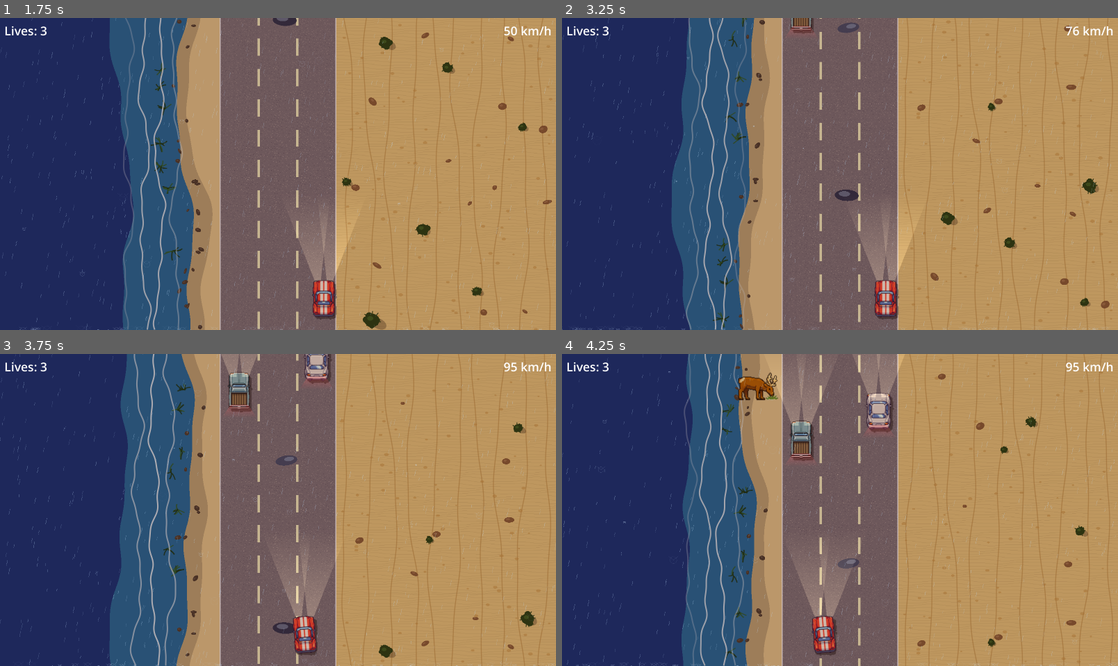
Above: before the commit, frames 1-4 (two rows, left to right).
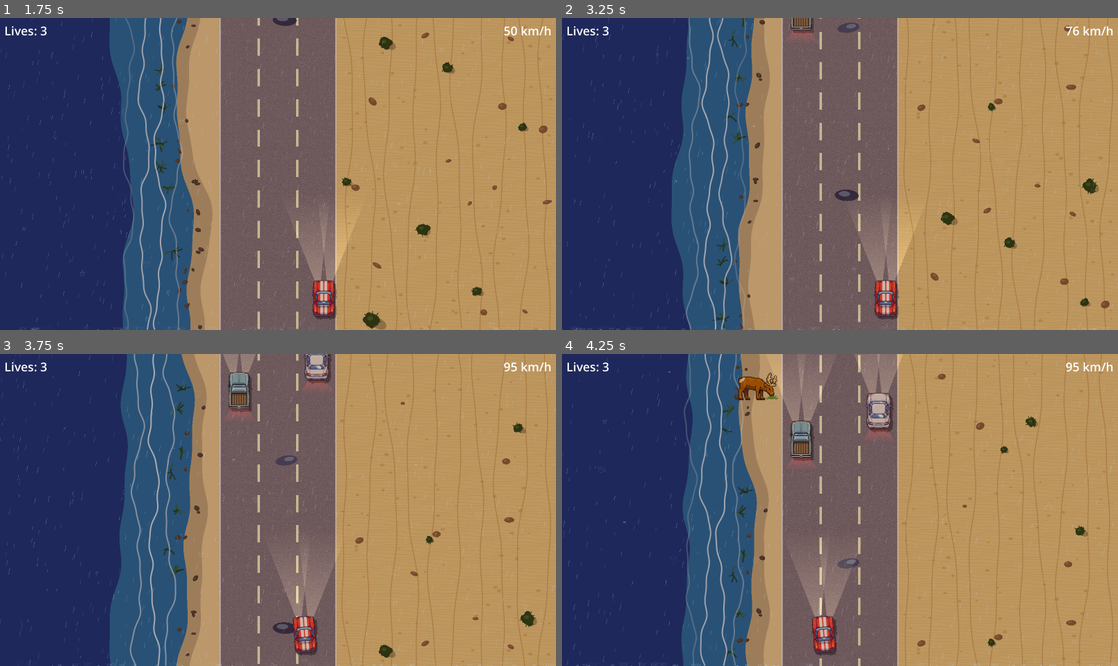
Above: after the commit, the same moments.

Repository: Antonio-Ingegnere/road-race
Game: Godot game, scene res://scenes/main.tscn
The game is run twice, just before and just after one commit, with the same random seed, the same clock (stepped at 60 frames per second) and the same inputs.
Inputs:
- Up to frame 1 (1.75 s): tap Enter at 0.5 s; hold Right (ui_right) 0.53-1.28 s; hold Down (ui_down) from 1.28 s (still down)
- Up to frame 2 (3.25 s): release Down (ui_down) at 2.03 s; hold Right (ui_right) 2.03-2.78 s; hold Up (ui_up) from 2.78 s (still down)
- Up to frame 3 (3.75 s): release Up (ui_up) at 3.53 s; hold Left (ui_left) from 3.53 s (still down)
- Up to frame 4 (4.25 s): keep holding Left (ui_left)

Frame 1 is identical in both runs. In frame 2, less than 0.1% of the frame differs, in the area x 40-46%, y 2-5%; in frame 3, 0.2%; in frame 4, 0.3%, in the area x 38-62%, y 1-35%.

Commit message:
Fix obstacle light positions after car scale increase
OBS_REAR_OFFSET was 48 but obstacle half-height is 64 (OBS_SCALE=2 ×
OBS_TEX_SIZE=64 / 2), so headlight and taillight cones were starting
16 px inside the car body. Bumped to 64 to align with the bumpers.

Co-Authored-By: Claude Sonnet 4.6 <noreply@anthropic.com>

Diff:
--- a/scripts/lights.gd
+++ b/scripts/lights.gd
@@ -1,15 +1,10 @@
 extends Node2D
 
 const CAR_FRONT_OFFSET := 64.0
-const OBS_REAR_OFFSET  := 48.0
+const OBS_REAR_OFFSET  := 64.0
 
-const CONE_LENGTH  := 300.0
-const CONE_HW_NEAR := 32.0
-const CONE_HW_FAR  := 150.0
-
+const CONE_LENGTH      := 300.0
 const OBS_CONE_LENGTH  := 300.0
-const OBS_CONE_HW_NEAR := 32.0
-const OBS_CONE_HW_FAR  := 150.0
 
 var _car: Node2D
 var _obstacle_manager: Node2D
@@ -47,7 +42,6 @@
 	var far_y  := near_y - CONE_LENGTH
 	var bright := Color(1.00, 0.95, 0.70, night * 0.575)
 	var fade   := Color(1.00, 0.95, 0.70, 0.00)
-	# Left beam (inner right edge expanded 10% further right)
 	draw_polygon(
 		PackedVector2Array([
 			Vector2(car_pos.x - 32, near_y),
@@ -57,7 +51,6 @@
 		]),
 		PackedColorArray([bright, bright, fade, fade])
 	)
-	# Right beam (inner left edge expanded 10% further left)
 	draw_polygon(
 		PackedVector2Array([
 			Vector2(car_pos.x + 10,  near_y),
